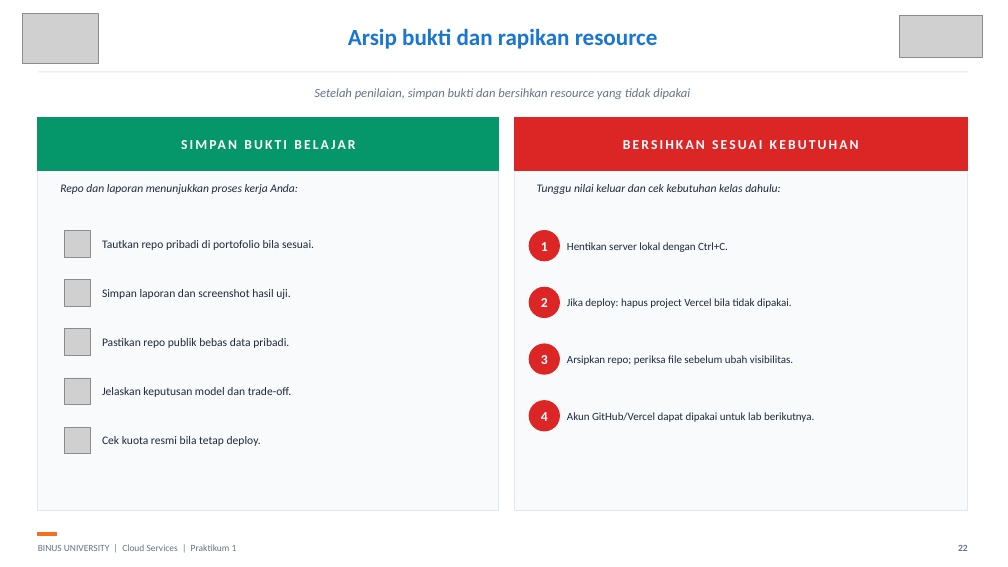
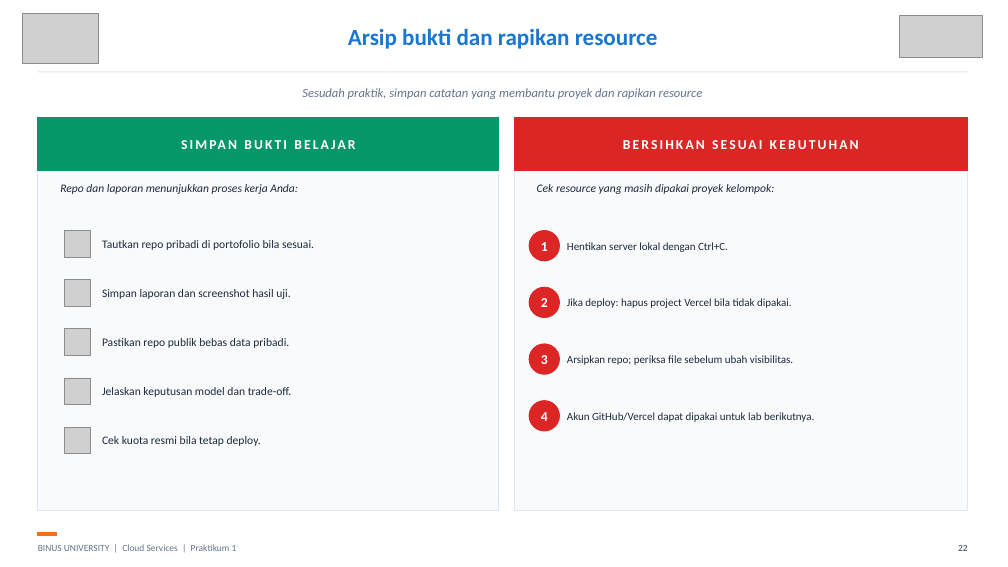
Before and after one commit to SeedFlora/meet1CloudService, a slide deck: slide 22 of slides/LAB01_Pengantar_Cloud_Hands_On_Final.pptx. Drawn at 1008x567 pixels with LibreOffice and Linux fonts; fonts in the diff are those of the drawing; grey boxes stand for pictures. Boxes give left, top, right and bottom in pixels: in the first picture for what was removed or moved away, otherwise in the second. Text is boxed around its words. In the diff, an @@ line names an element or a change of style, - is before the commit and + after.

```diff
--- a/slides/LAB01_Pengantar_Cloud_Hands_On_Final.pptx
+++ b/slides/LAB01_Pengantar_Cloud_Hands_On_Final.pptx
@@ text at bbox=[302, 88, 703, 99]: text changed @@
-Setelah penilaian, simpan bukti dan bersihkan resource yang tidak dipakai
+Sesudah praktik, simpan catatan yang membantu proyek dan rapikan resource
@@ text at bbox=[537, 184, 774, 194]: text changed @@
-Tunggu nilai keluar dan cek kebutuhan kelas dahulu:
+Cek resource yang masih dipakai proyek kelompok:
```
Also in this commit, not shown: 6 other slides changed, 11 other files.
